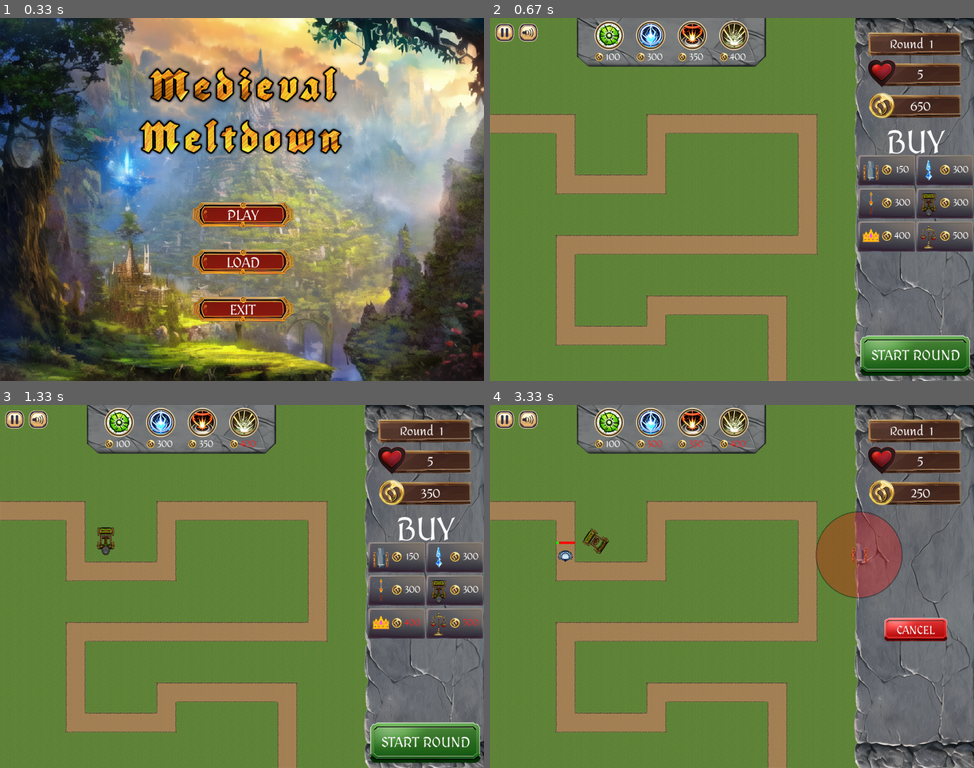
Above: before the commit, frames 1-4 (two rows, left to right).
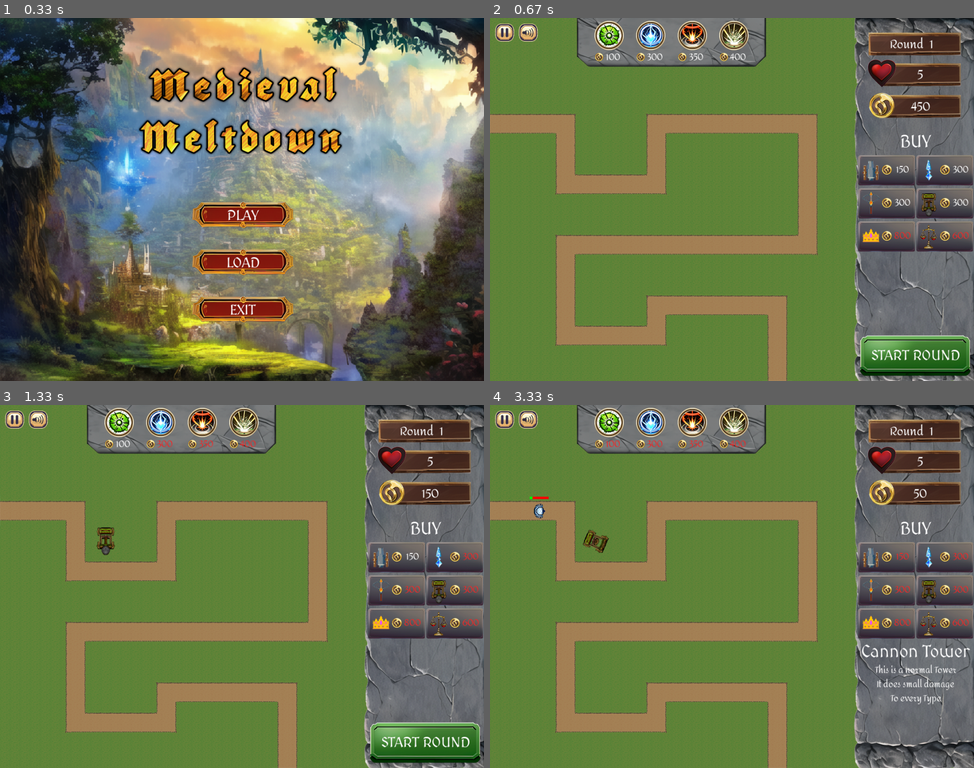
Above: after the commit, the same moments.

Repository: peter5454/PyGame
Game: pygame game, started from main.py
Same seed, same stepped clock (60 frames per second), same inputs: the game is played once before the commit and once after it.
Inputs (mouse positions are in pixels of both pictures, inside the frame that each line leads up to):
- Up to frame 1 (0.33 s): no input
- Up to frame 2 (0.67 s): click (732, 199) at 0.38 s
- Up to frame 3 (1.33 s): click "300" at 0.72 s; click (91, 532) at 1.05 s
- Up to frame 4 (3.33 s): click "START ROUND" at 1.38 s; click "150" at 1.72 s; click (611, 423) at 2.05 s; click (717, 524) at 2.38 s; click (886, 622) at 2.72 s, where only the run after the commit has a clickable "800"; click (857, 553) at 3.05 s

Frame 1 is identical in both runs. In frame 2, 0.5% of the frame differs, in the area x 82-99%, y 23-62%; in frame 3, 0.6%; in frame 4, 8.1%, in the area x 8-100%, y 9-83%.

Commit message:
Adjusting some values
Music volume and game balancing

Diff:
--- a/constants.py
+++ b/constants.py
@@ -6,15 +6,15 @@
 SCREEN_HEIGHT = TILE_SIZE * ROWS
 FPS = 60
 HEALTH = 5
-MONEY = 650
+MONEY = 450
 TOTAL_LEVELS = 5
 
 #enemy constants
-KILL_REWARD = 50
+KILL_REWARD = 20
 
 LEVEL_COMPLETE_REWARD = 100
 
 ANIMATION_STEPS = 8
 ANIMATION_DELAY = 50
 
-SPAWN_COOLDOWN = [1000,500,200,1,0.2]
+SPAWN_COOLDOWN = [1000,750,500,1,0.2]
--- a/enemy_data.py
+++ b/enemy_data.py
@@ -1,7 +1,7 @@
 ENEMY_SPAWN_DATA = [
     {
         #1
-        "ice_golem": 5,
+        "ice_golem": 10,
         "fire_golem": 0,
         "earth_golem": 0,
         "ice_giant": 0,
@@ -10,69 +10,50 @@
     },
     {
         #2
+        "ice_golem": 5,
+        "fire_golem": 5,
+        "earth_golem": 5,
+        "ice_giant": 0,
+        "fire_giant": 0,
+        "earth_giant": 0
+
+    },
+    {
+        #3
         "ice_golem": 10,
-        "fire_golem": 2,
-        "earth_golem": 2,
+        "fire_golem": 10,
+        "earth_golem": 10,
         "ice_giant": 1,
         "fire_giant": 1,
         "earth_giant": 1
 
-    },
-    {
-        #3
-        "ice_golem": 20,
-        "fire_golem": 20,
-        "earth_golem": 40,
-        "ice_giant": 10,
-        "fire_giant": 10,
-        "earth_giant": 10
+    }
 
-    },
-    {
-        #4
-        "ice_golem": 100,
-        "fire_golem": 100,
-        "earth_golem": 100,
-        "ice_giant": 0,
-        "fire_giant": 0,
-        "earth_giant": 10
-
-    },
-    {
-        #5
-        "ice_golem": 100,
-        "fire_golem": 300,
-        "earth_golem": 0,
-        "ice_giant": 0,
-        "fire_giant": 0,
-        "earth_giant": 10
-
-    }
 ]
 
 ENEMY_DATA = {
     "ice_golem": {
         "health": 6,
         "element": "I",
-        "speed": 5,
+        "speed": 2,
         "type": "golem"
     },
     "fire_golem": {
         "health": 3,
         "element": "F",
-        "speed": 8,
+        "speed": 4,
         "type": "golem"
     },
     "earth_golem": {
         "health": 15,
         "element": "E",
-        "speed": 2.5,
+        "speed": 1,
         "type": "golem"
     },
     "ice_giant": {
         "health": 50,
         "element": "I",
-        "speed": 2.5,
+        "speed": 2,
         "type": "giant"
     },
     "fire_giant": {
--- a/main.py
+++ b/main.py
@@ -29,11 +29,11 @@
 large_font = pg.font.Font("assets/fonts/Amita-Regular.ttf", 36)
 extra_large_font = pg.font.Font("assets/fonts/Amita-Regular.ttf", 48)
 alt_text_font = pg.font.Font("assets/fonts/MedievalSharp-Book.ttf", 36)
-alt_text_font = pg.font.Font("assets/fonts/MedievalSharp-Book.ttf", 68)
+large_alt_text_font = pg.font.Font("assets/fonts/MedievalSharp-Book.ttf", 68)
 small_font = pg.font.Font("assets/fonts/Amita-Regular.ttf", 18)
 
 
-loading_text = alt_text_font.render('Loading', True, (255, 255, 255))  # White color text
+loading_text = large_alt_text_font.render('Loading', True, (255, 255, 255))  # White color text
 text_rect = loading_text.get_rect(center=(c.SCREEN_WIDTH / 2-20, c.SCREEN_HEIGHT / 2-40))
 screen.blit(loading_text, text_rect)
 pg.display.flip()
@@ -205,11 +205,11 @@
 
 #music
 Main_menu_song = pg.mixer.Sound('assets/audio/main_theme.mp3')
-Main_menu_song.set_volume(0.7)
+Main_menu_song.set_volume(0.1)
 Buy_song = pg.mixer.Sound('assets/audio/buy_theme.mp3')
-Buy_song.set_volume(0.6)
+Buy_song.set_volume(0.1)
 Battle_song = pg.mixer.Sound('assets/audio/battle_theme.mp3')
-Battle_song.set_volume(0.5)
+Battle_song.set_volume(0.3)
 Loss_song = pg.mixer.Sound('assets/audio/loss_theme.mp3')
 Win_song = pg.mixer.Sound('assets/audio/victory_music.mp3')
 
--- a/turrets_data.py
+++ b/turrets_data.py
@@ -8,13 +8,13 @@
             "damage": 4,
             "cost": 150,
             "element": "N",
-            "upgrade_cost": 100,
+            "upgrade_cost": 200,
             "type_name" : "Cannon"
         },
         {
             "range": 140,
             "level": 2,
-            "cooldown": 400,
+            "cooldown": 600,
             "damage": 10,
             "element": "N",
             "upgrade_cost": 0
@@ -29,7 +29,7 @@
             "damage": 7,
             "cost": 300,
             "element": "I",
-            "upgrade_cost": 300,
+            "upgrade_cost": 500,
             "type_name" : "Ice Mage"
         },
         {
@@ -89,7 +89,7 @@
             "range" : 200,
             "level": 1,
             "multiplier": 2,
-            "cost": 400,
+            "cost": 800,
             "type_name" : "King"
         }
     ],
@@ -99,7 +99,7 @@
             "range" : 250,
             "level": 1,
             "multiplier": 1.5,
-            "cost": 500,
+            "cost": 600,
             "type_name" : "Market"
         }
     ]
